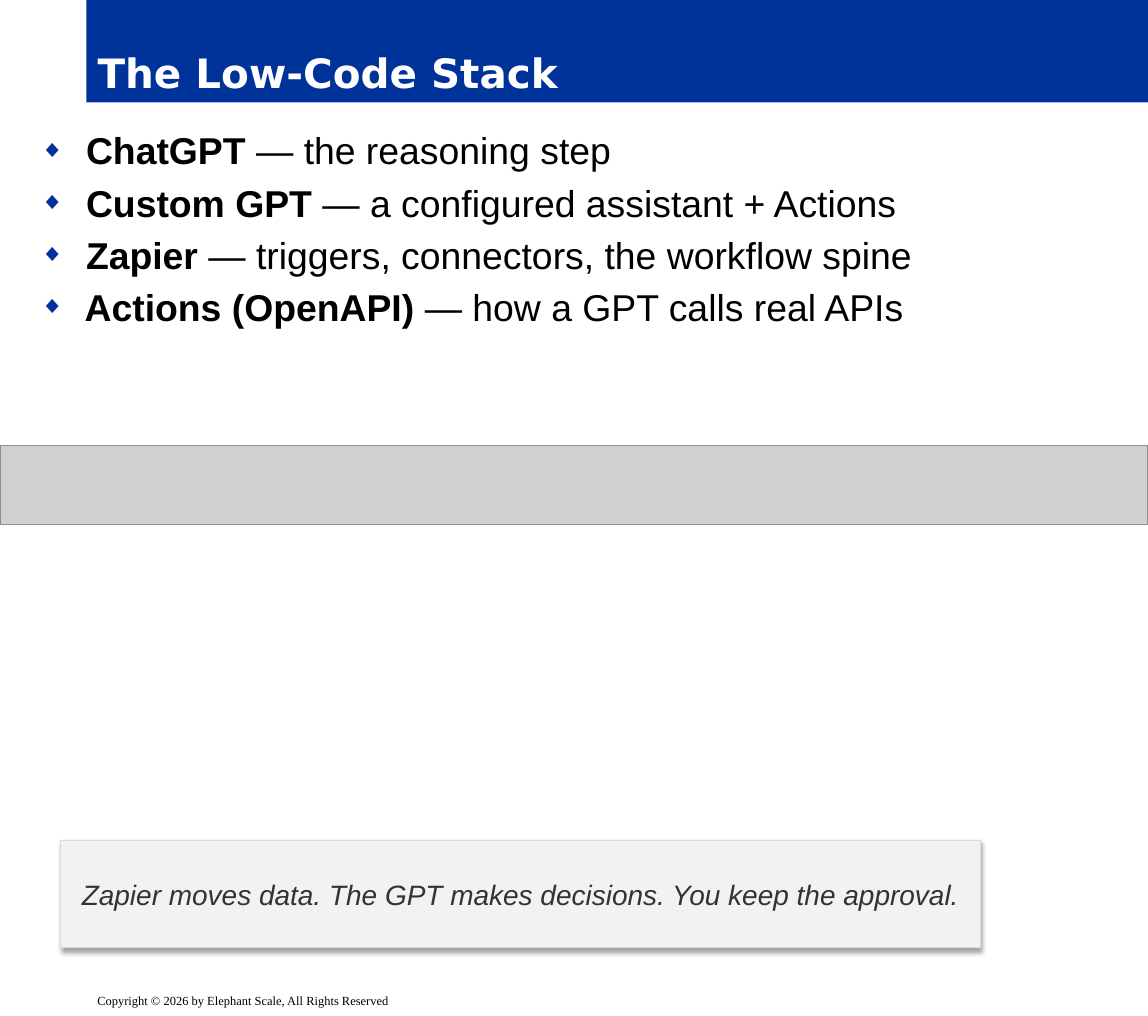
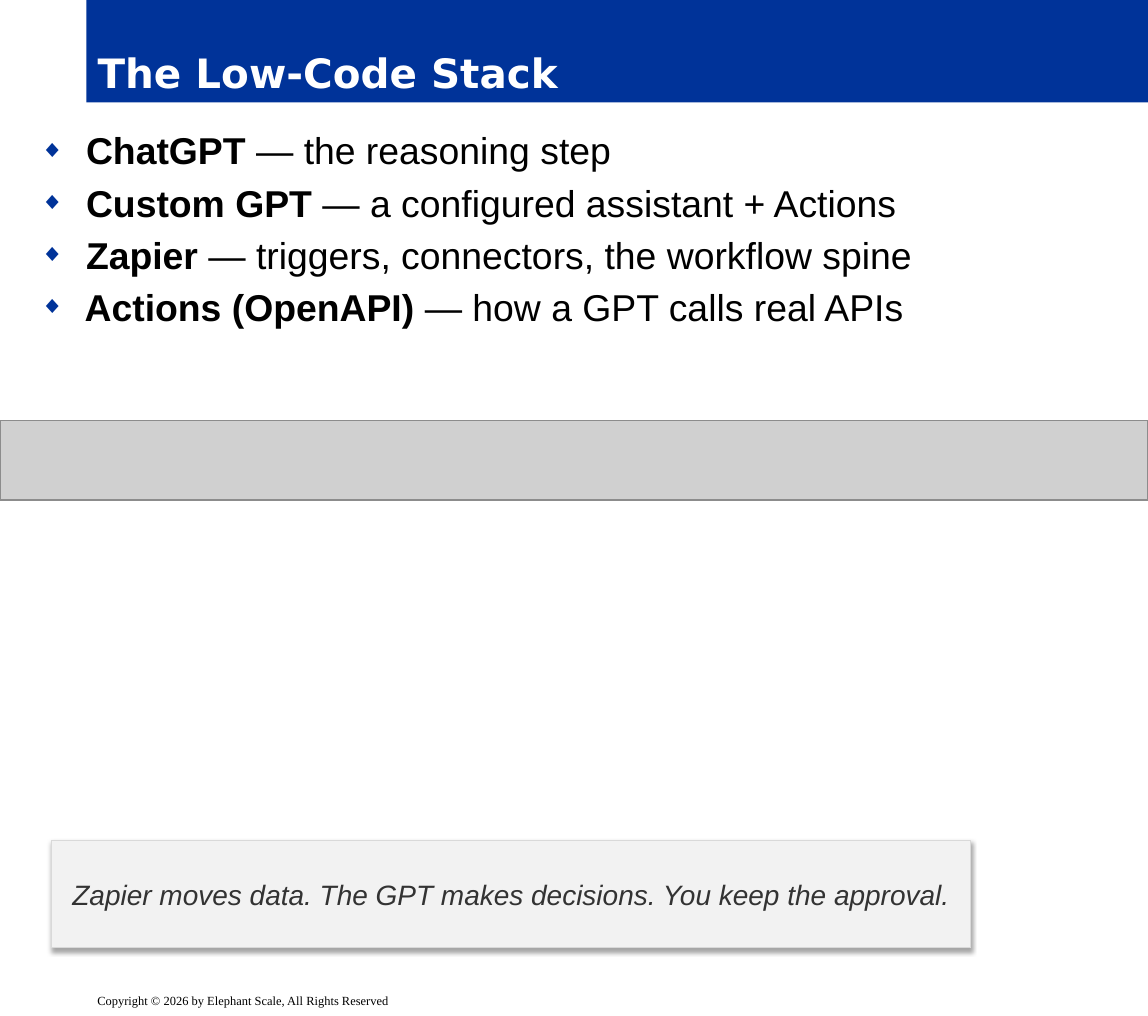
Before and after one commit to elephantscale/Building-Agentic-AI, a slide deck: slide 4 of slides/release/08-low-code-agents.pptx. Drawn at 1148x1016 pixels with LibreOffice and Linux fonts; fonts in the diff are those of the drawing; grey boxes stand for pictures; background and template pictures are left out. Boxes give left, top, right and bottom in pixels: in the first picture for what was removed or moved away, otherwise in the second. Text is boxed around its words. In the diff, an @@ line names an element or a change of style, - is before the commit and + after.

```diff
--- a/slides/release/08-low-code-agents.pptx
+++ b/slides/release/08-low-code-agents.pptx
@@ picture: place and size @@
-picture at box(0, 446, 1148, 525)
+picture at box(0, 421, 1148, 501)
@@ rectangle "Zapier moves data. The GPT ...": place and size @@
-rectangle "Zapier moves data. The GPT ..." at box(60, 841, 980, 949)
+rectangle "Zapier moves data. The GPT ..." at box(52, 841, 971, 949)
```
Also in this commit, not shown: 14 other slides changed.
